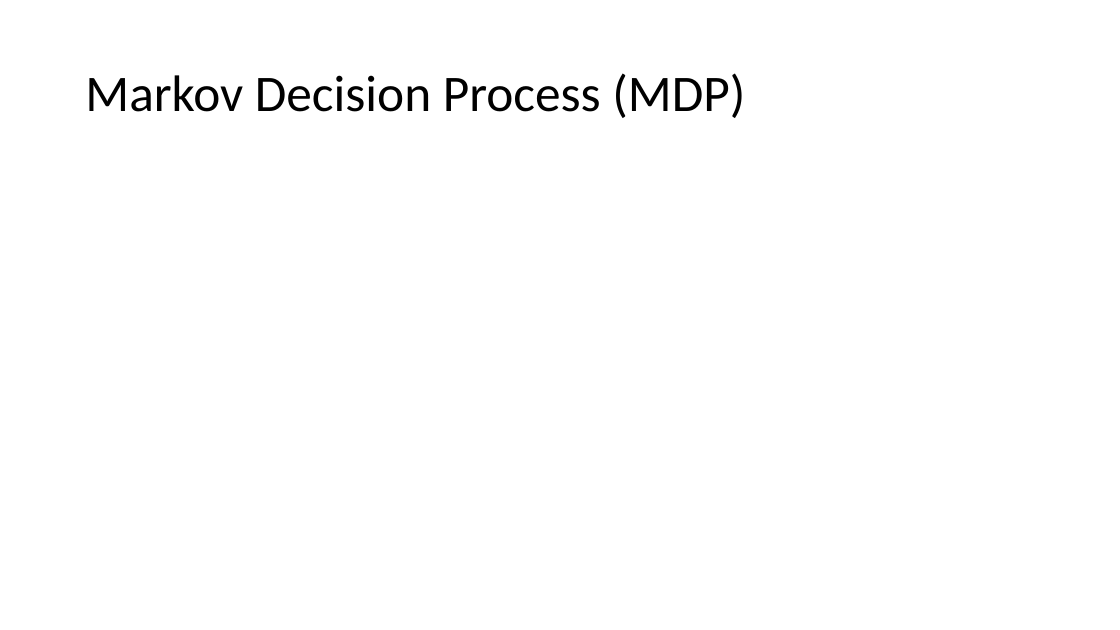
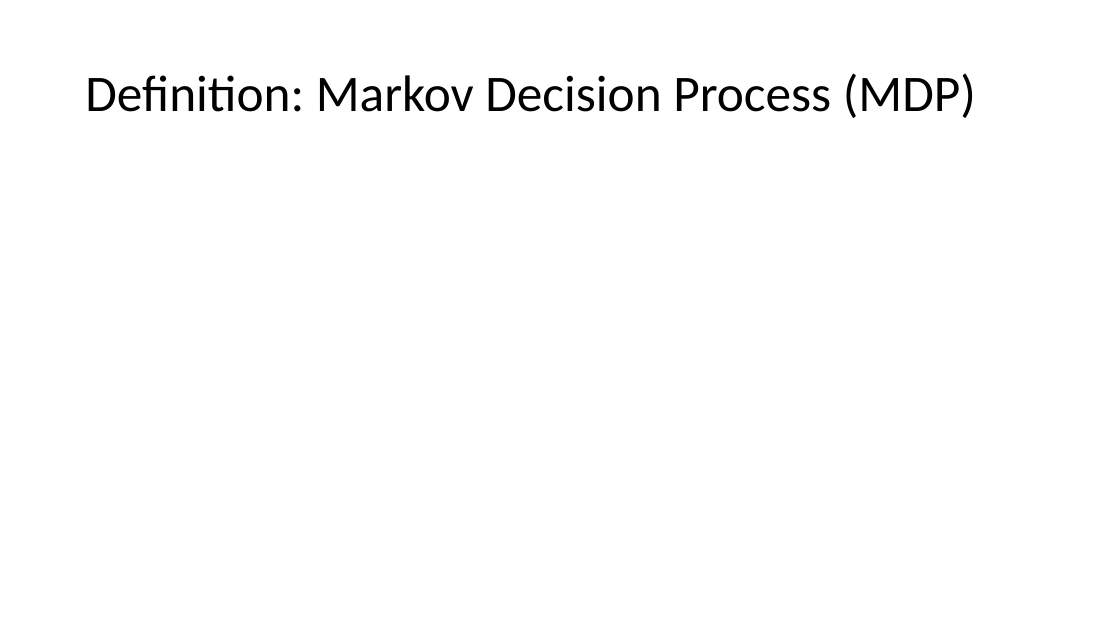
Before and after one commit to mhahsler/CS7320-AI, a slide deck: slide 4 of slides/22_Reinforcement_Learning.pptx. Drawn at 1120x630 pixels with LibreOffice and Linux fonts; fonts in the diff are those of the drawing; grey boxes stand for pictures. Boxes give left, top, right and bottom in pixels: in the first picture for what was removed or moved away, otherwise in the second. Text is boxed around its words. In the diff, an @@ line names an element or a change of style, - is before the commit and + after.

```diff
--- a/slides/22_Reinforcement_Learning.pptx
+++ b/slides/22_Reinforcement_Learning.pptx
@@ title at (85,73,976,118): text changed @@
-Markov Decision Process (MDP)
+Definition: Markov Decision Process (MDP)
```
Also in this commit, not shown: 7 other slides changed, 2 slides added, 1 slide removed, 1 other file.
